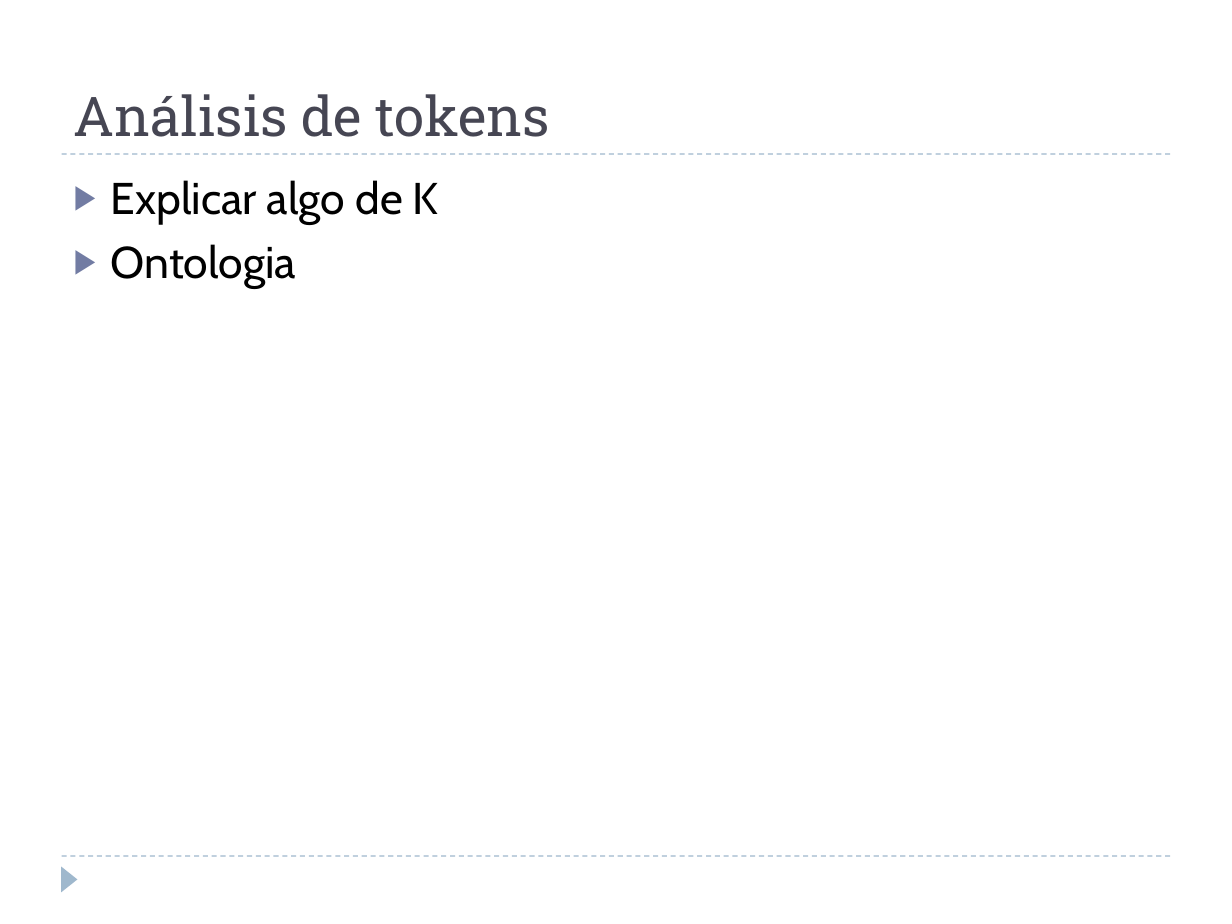
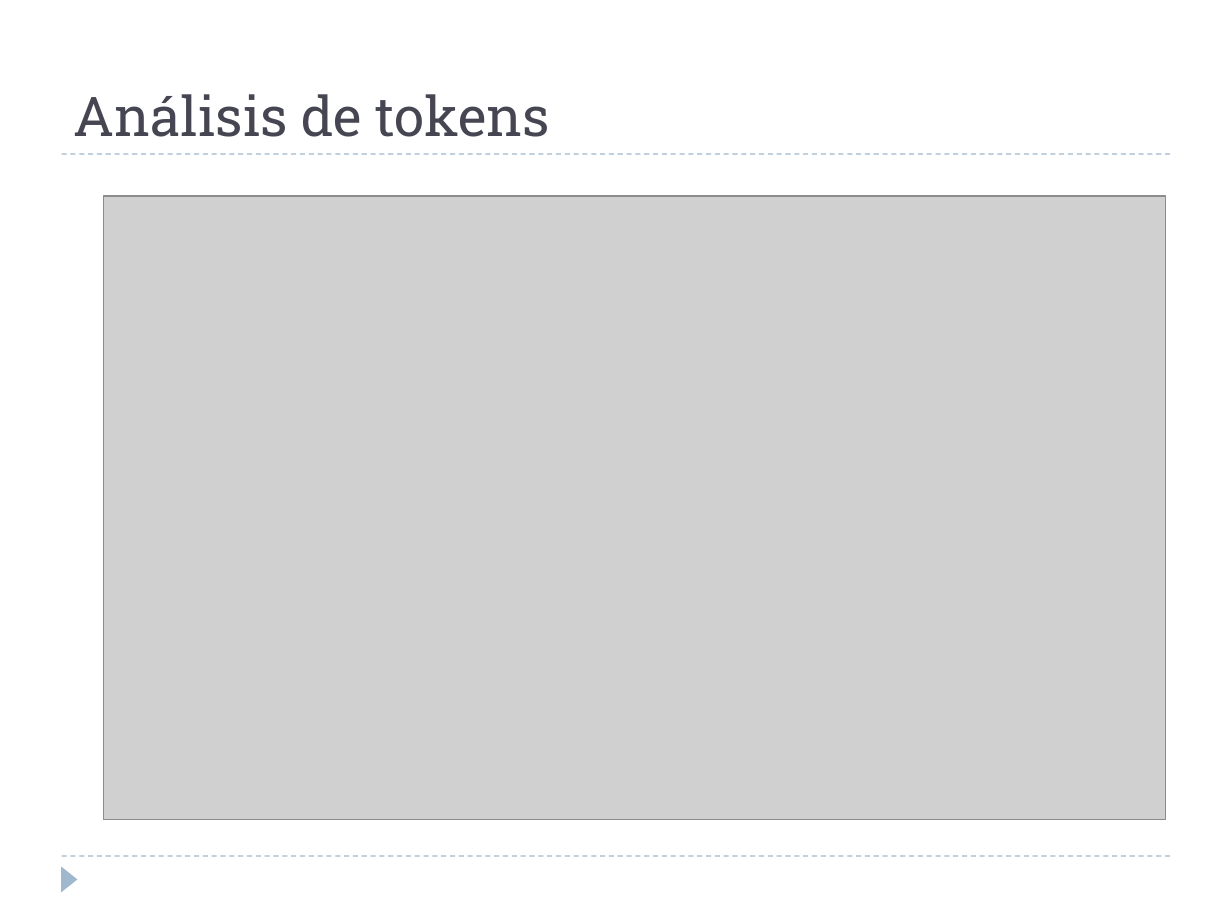
Before and after one commit to alejandrorago/qatesis2, a slide deck: slide 17 of Capitulos Finales/Filminas.pptx. Drawn at 1232x924 pixels with LibreOffice and Linux fonts; fonts in the diff are those of the drawing; grey boxes stand for pictures. Boxes give left, top, right and bottom in pixels: in the first picture for what was removed or moved away, otherwise in the second. Text is boxed around its words. In the diff, an @@ line names an element or a change of style, - is before the commit and + after.

```diff
--- a/Capitulos Finales/Filminas.pptx
+++ b/Capitulos Finales/Filminas.pptx
@@ picture added at (x1=103, y1=196, x2=1165, y2=819) @@
@@ text removed at (x1=111, y1=180, x2=439, y2=289) @@
-▶ Explicar algo de K
-▶ Ontologia
```
Also in this commit, not shown: 4 other slides changed.
